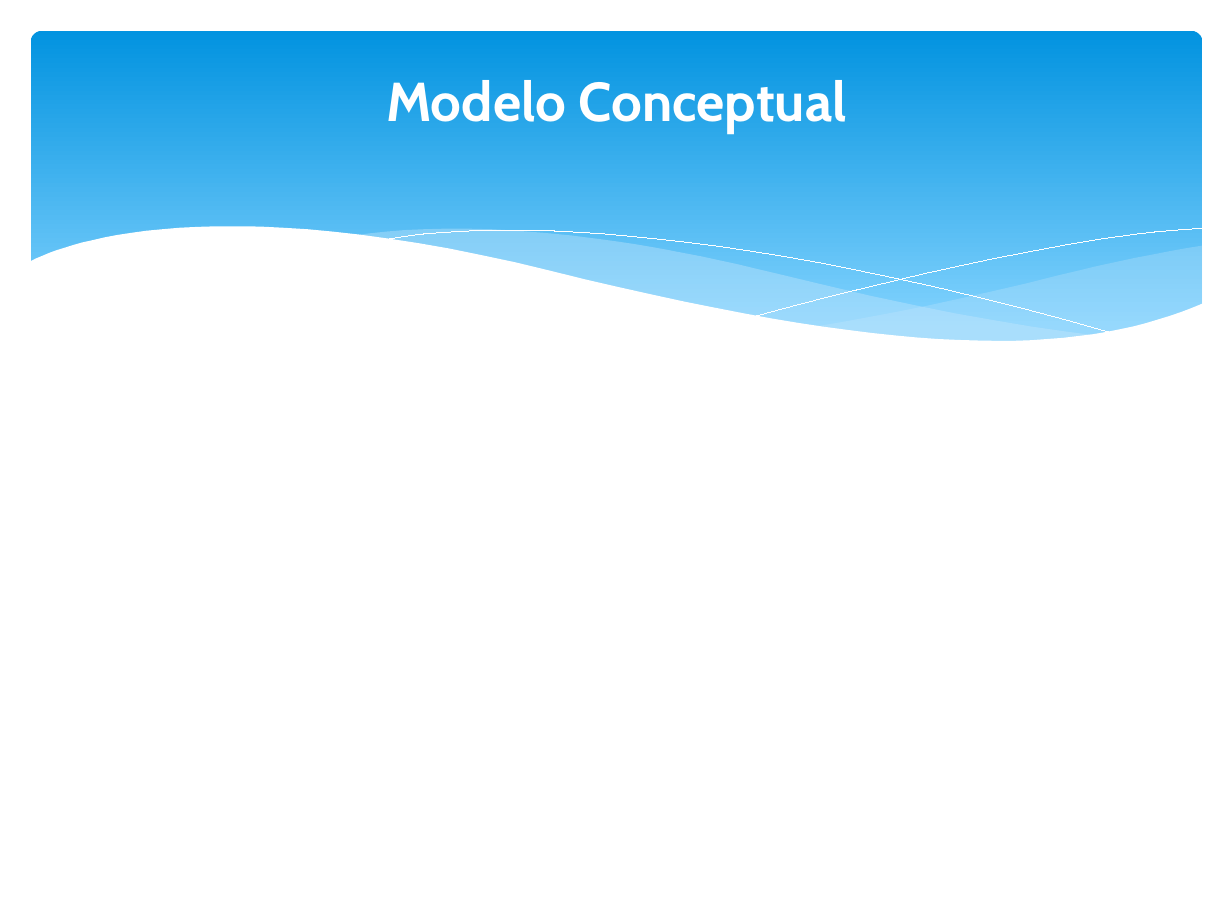
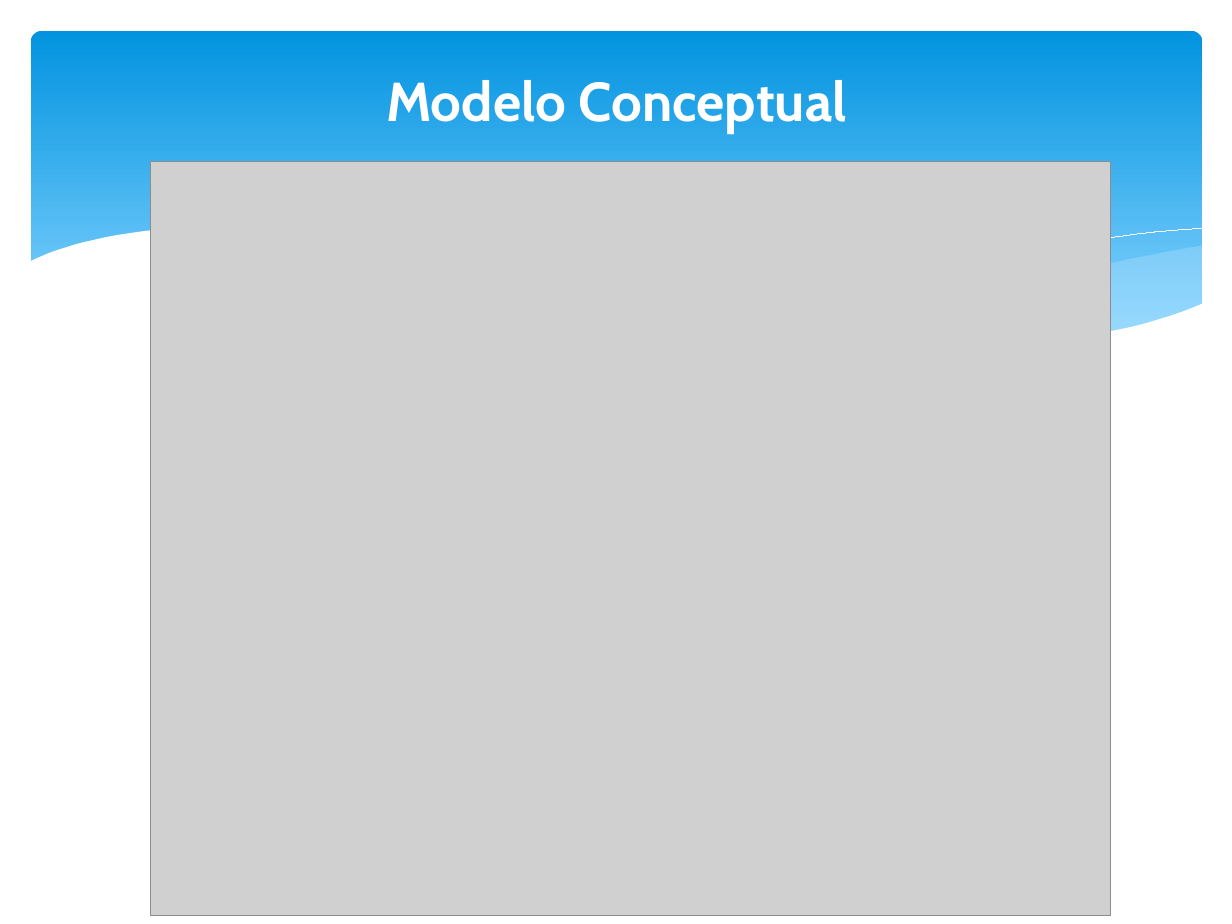
Before and after one commit to orlysemperfi/tp2-contratos-clientes, a slide deck: slide 18 of ITERACION 3/SUB ITERACION 4/PPT SUB-ITERACION 4 v1.0.pptx. Drawn at 1232x924 pixels with LibreOffice and Linux fonts; fonts in the diff are those of the drawing; grey boxes stand for pictures. Boxes give left, top, right and bottom in pixels: in the first picture for what was removed or moved away, otherwise in the second. Text is boxed around its words. In the diff, an @@ line names an element or a change of style, - is before the commit and + after.

```diff
--- a/ITERACION 3/SUB ITERACION 4/PPT SUB-ITERACION 4 v1.0.pptx
+++ b/ITERACION 3/SUB ITERACION 4/PPT SUB-ITERACION 4 v1.0.pptx
@@ picture added at [150, 161, 1111, 915] @@
@@ freeform shape removed at [352, 229, 1099, 344] @@
```
Also in this commit, not shown: 4 other slides changed.
